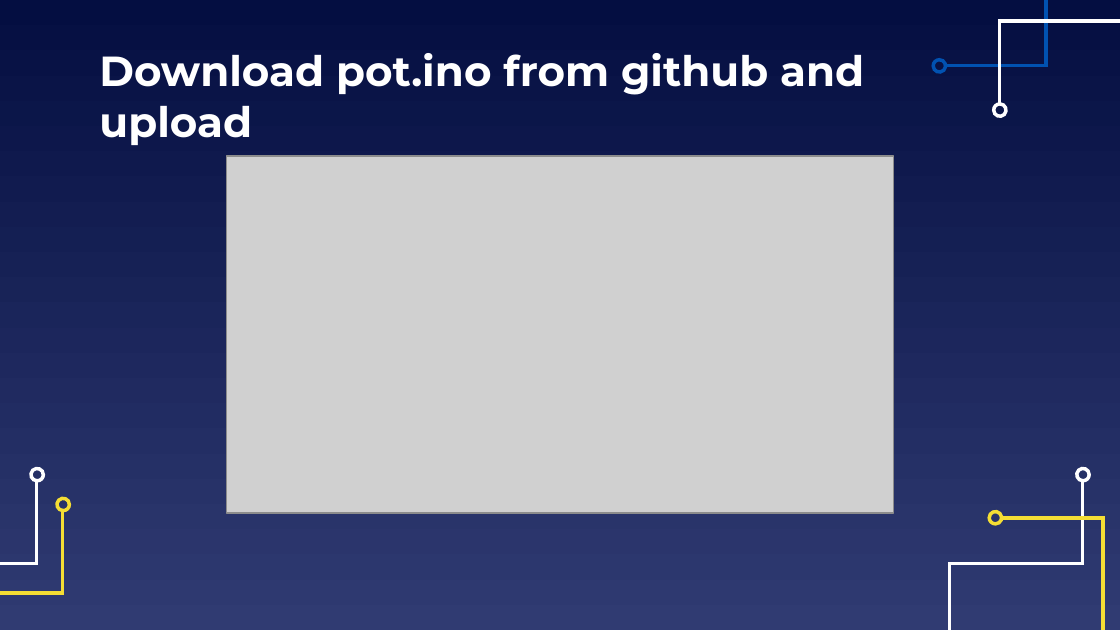
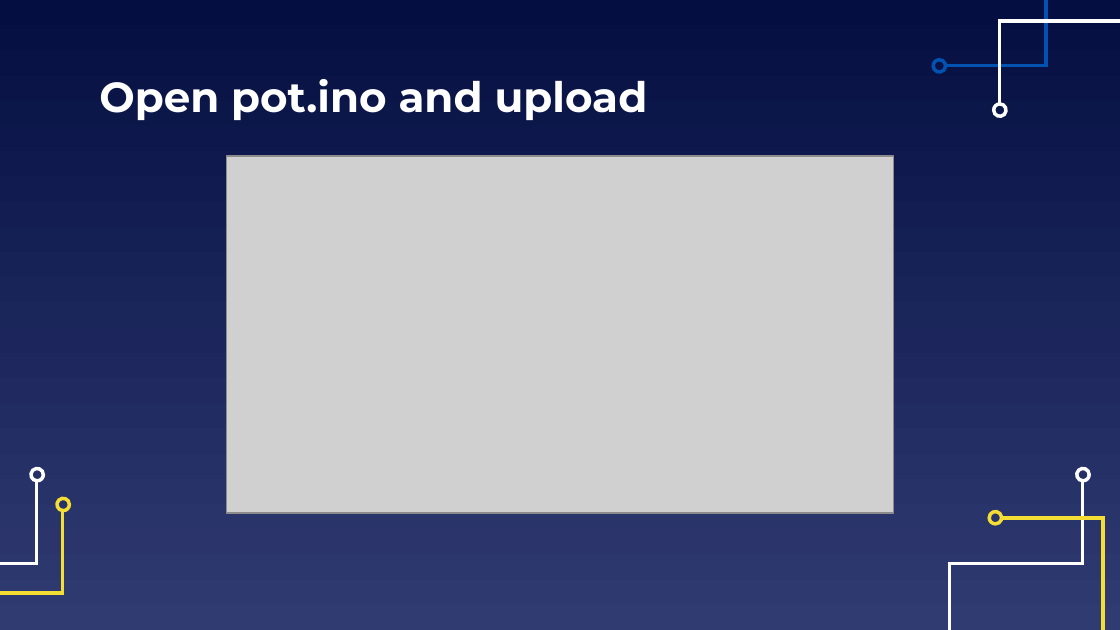
Before and after one commit to EELabMan/Arduino-2-Digital-Analog-Inputs, a slide deck: slide 24 of Arduino Workshop 2 Digital and Analog Inputs.pptx (slide 19 before the commit). Drawn at 1120x630 pixels with LibreOffice and Linux fonts; fonts in the diff are those of the drawing; grey boxes stand for pictures. Boxes give left, top, right and bottom in pixels: in the first picture for what was removed or moved away, otherwise in the second. Text is boxed around its words. In the diff, an @@ line names an element or a change of style, - is before the commit and + after.

```diff
--- a/Arduino Workshop 2 Digital and Analog Inputs.pptx
+++ b/Arduino Workshop 2 Digital and Analog Inputs.pptx
@@ title at (x1=99, y1=79, x2=648, y2=120): text changed @@
-Download pot.ino from github and upload
+Open pot.ino and upload
```
Also in this commit, not shown: 14 other slides changed, 15 slides added, 6 slides removed, 2 other files.
